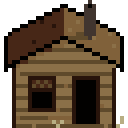
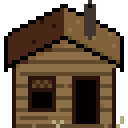
The second 128 x 128 image is a revision of the first. Changes to its layers:
painted on "Layer 1" over [72, 32, 120, 64]
